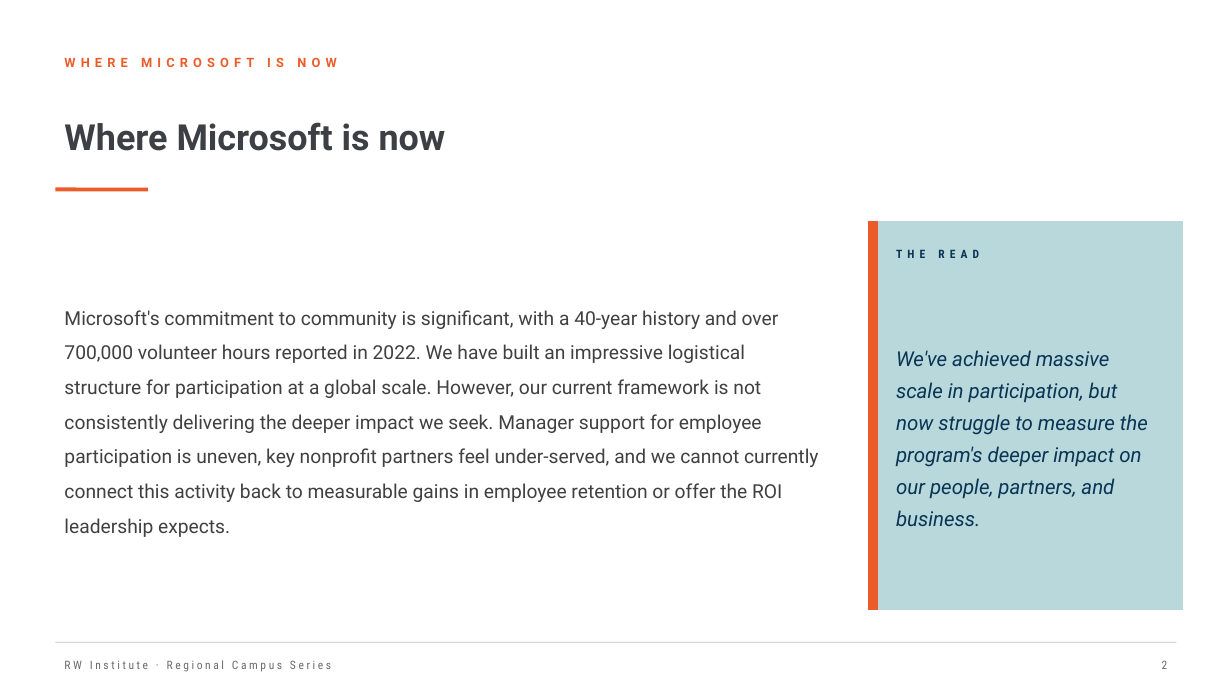
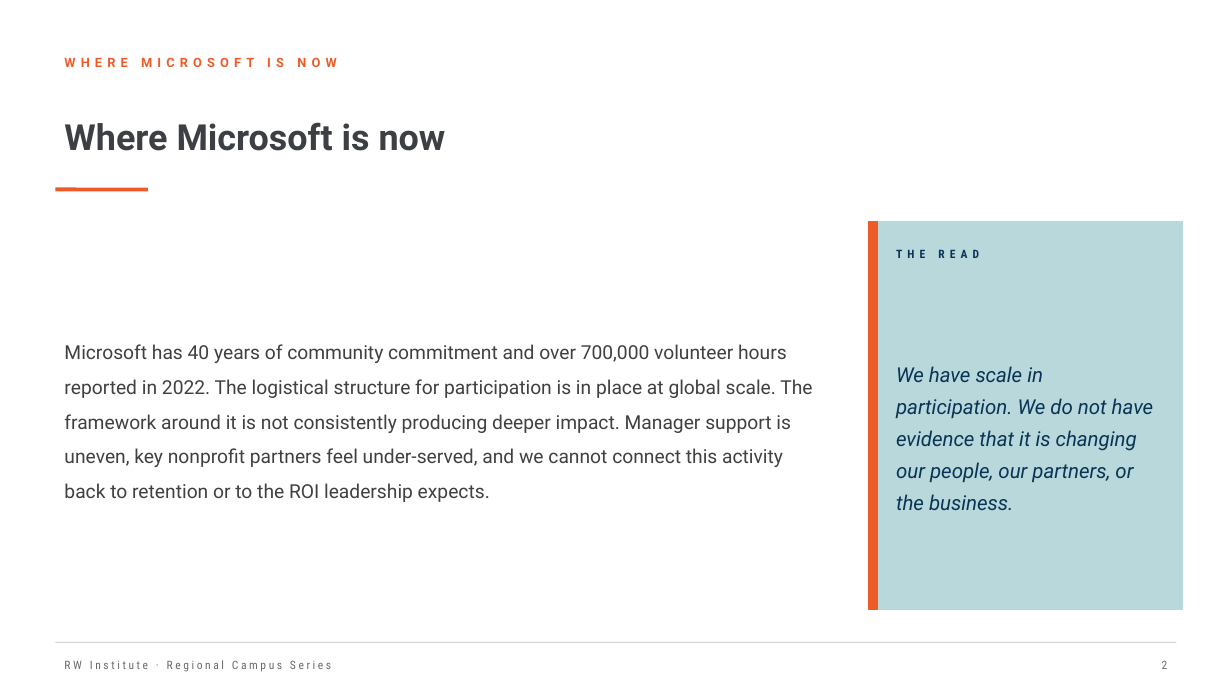
Before and after one commit to chrisjarviscan/rw-regional-campus, a slide deck: slide 2 of business-case-source/RW_Business_Case_Microsoft.pptx. Drawn at 1232x693 pixels with LibreOffice and Linux fonts; fonts in the diff are those of the drawing. Boxes give left, top, right and bottom in pixels: in the first picture for what was removed or moved away, otherwise in the second. Text is boxed around its words. In the diff, an @@ line names an element or a change of style, - is before the commit and + after.

```diff
--- a/business-case-source/RW_Business_Case_Microsoft.pptx
+++ b/business-case-source/RW_Business_Case_Microsoft.pptx
@@ text at (x1=64, y1=344, x2=812, y2=502): text changed @@
-Microsoft's commitment to community is significant, with a 40-year history and over 700,000 volunteer hours reported in 2022. We have built an impressive logistical structure for participation at a global scale. However, our current framework is not consistently delivering the deeper impact we seek. Manager support for employee participation is uneven, key nonprofit partners feel under-served, and we cannot currently connect this activity back to measurable gains in employee retention or offer the ROI leadership expects.
+Microsoft has 40 years of community commitment and over 700,000 volunteer hours reported in 2022. The logistical structure for participation is in place at global scale. The framework around it is not consistently producing deeper impact. Manager support is uneven, key nonprofit partners feel under-served, and we cannot connect this activity back to retention or to the ROI leadership expects.
@@ text at (x1=896, y1=366, x2=1154, y2=510): text changed @@
-We've achieved massive scale in participation, but now struggle to measure the program's deeper impact on our people, partners, and business.
+We have scale in participation. We do not have evidence that it is changing our people, our partners, or the business.
```
Also in this commit, not shown: 8 other slides changed, 4 slides added.
